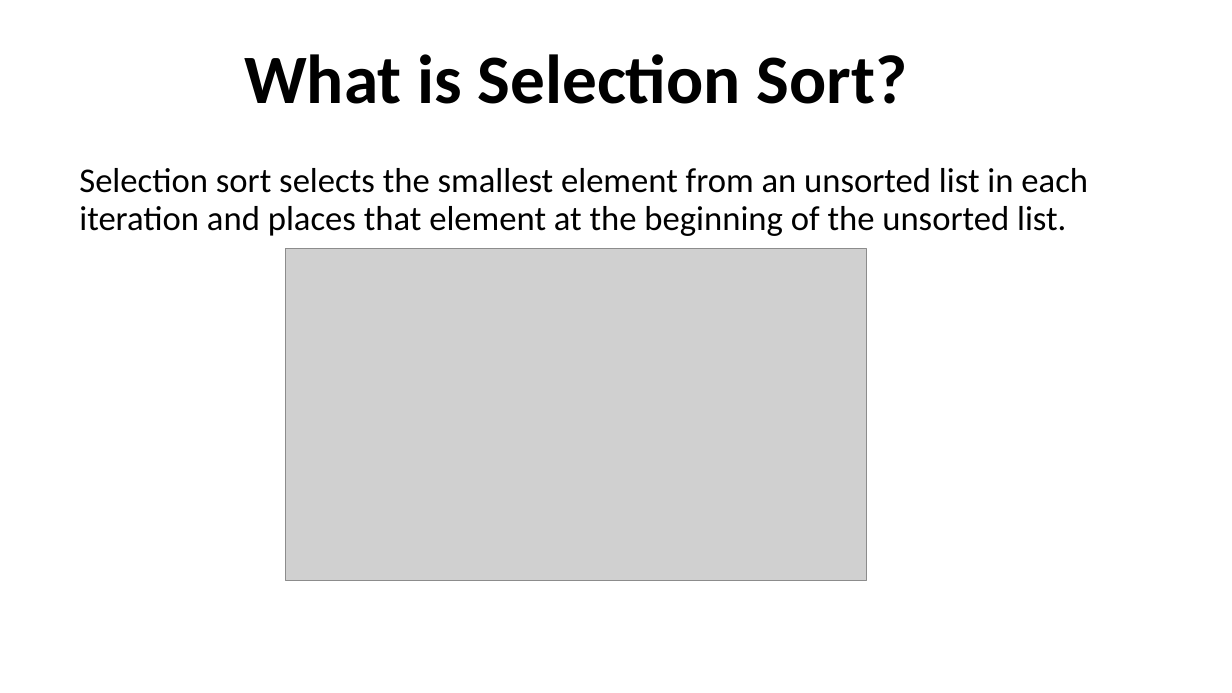
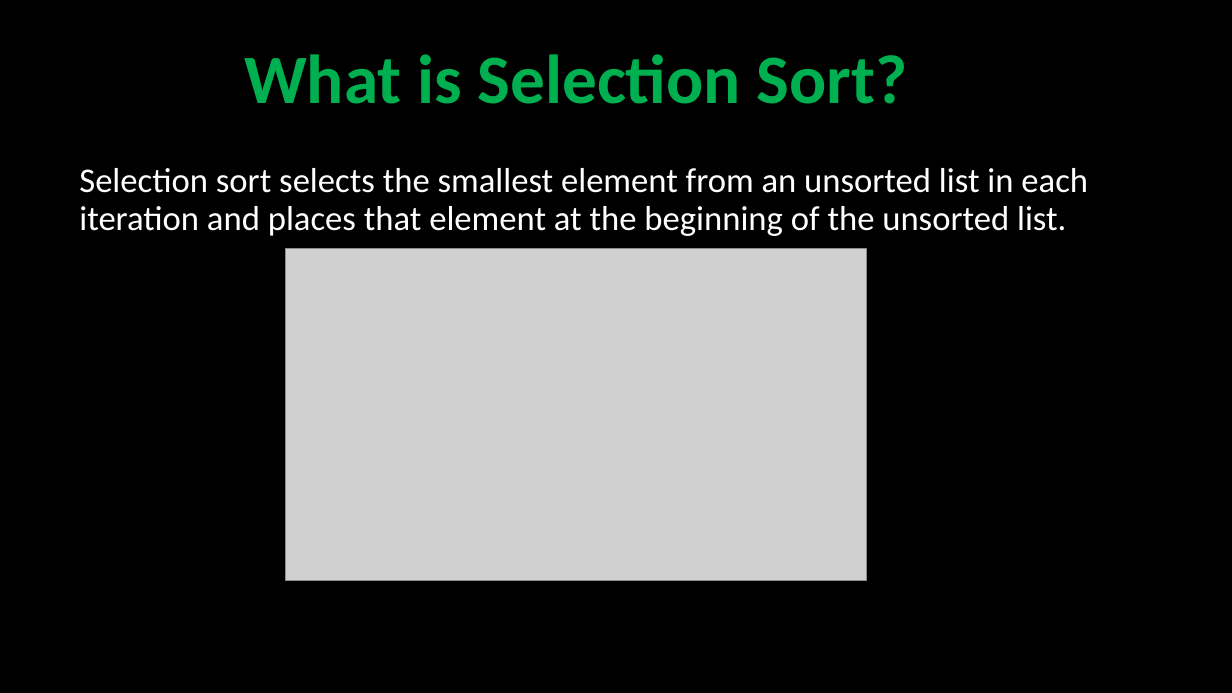
Before and after one commit to robitussin/CCS0015, a slide deck: slide 1 of sorting_algorithms/Selection Sort.pptx. Drawn at 1232x693 pixels with LibreOffice and Linux fonts; fonts in the diff are those of the drawing; grey boxes stand for pictures. Boxes give left, top, right and bottom in pixels: in the first picture for what was removed or moved away, otherwise in the second. Text is boxed around its words. In the diff, an @@ line names an element or a change of style, - is before the commit and + after.

```diff
--- a/sorting_algorithms/Selection Sort.pptx
+++ b/sorting_algorithms/Selection Sort.pptx
@@ background #FFFFFF to #000000 @@
@@ title "What is Selection Sort?" at (244, 54, 908, 104): text colour #000000 to #00B050 @@
@@ text "Selection sort selects the smallest ..." at (79, 168, 1088, 236): text colour #000000 to #FFFFFF @@
```
Also in this commit, not shown: 8 other slides changed, 3 other files.
